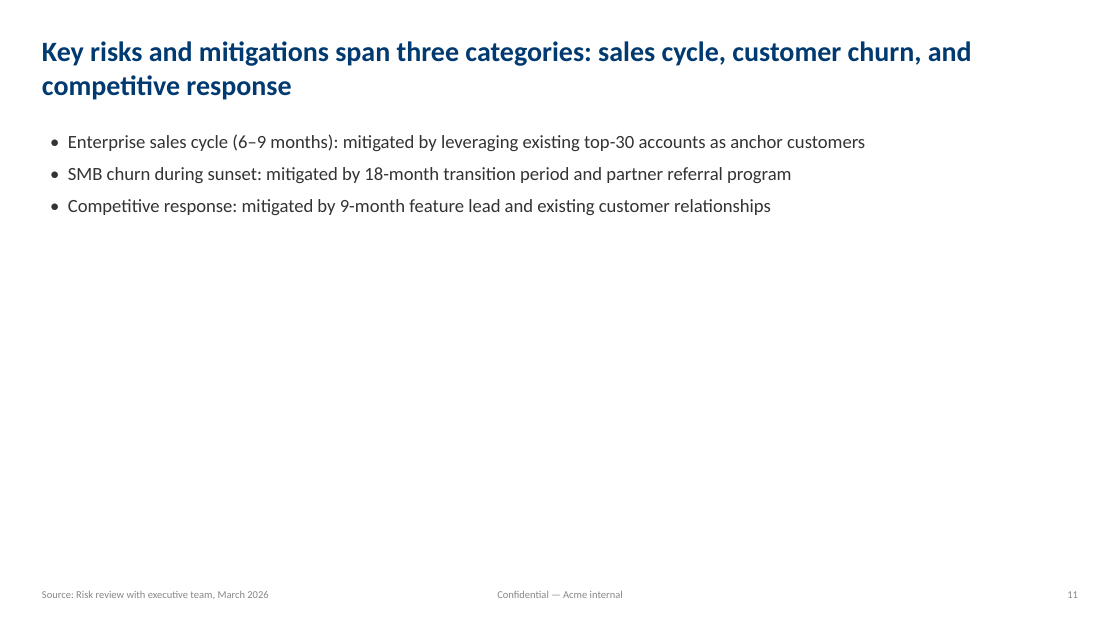
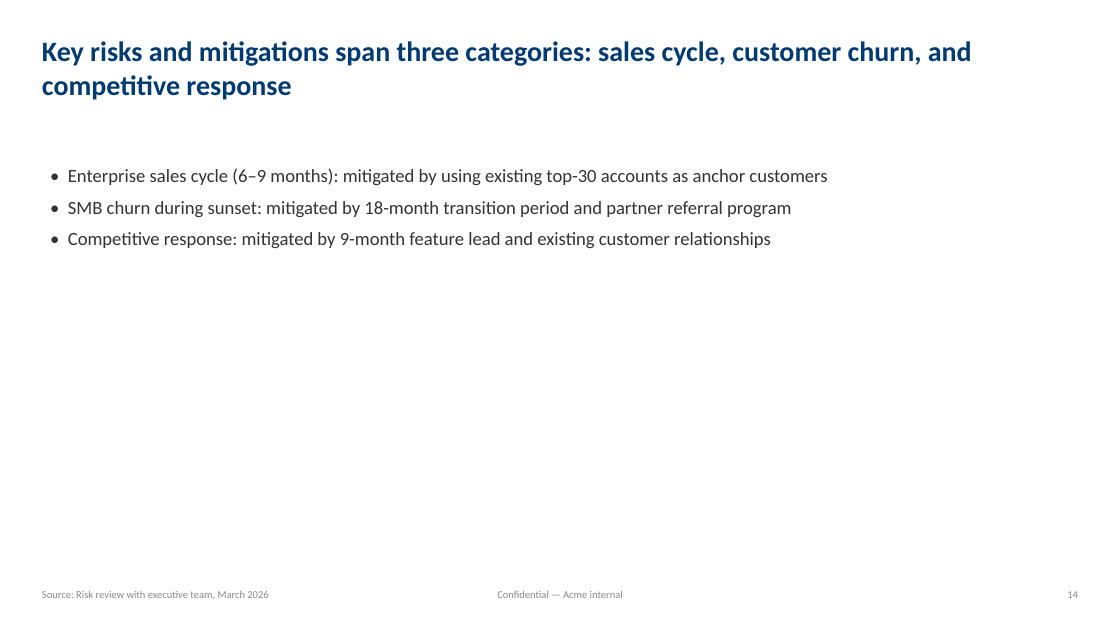
Before and after one commit to alextimmer/claude-skills, a slide deck: slide 15 of plugins/mbb-deck-plugin/skills/mbb-deck/assets/example_deck.pptx (slide 12 before the commit). Drawn at 1120x630 pixels with LibreOffice and Linux fonts; fonts in the diff are those of the drawing. Boxes give left, top, right and bottom in pixels: in the first picture for what was removed or moved away, otherwise in the second. Text is boxed around its words. In the diff, an @@ line names an element or a change of style, - is before the commit and + after.

```diff
--- a/plugins/mbb-deck-plugin/skills/mbb-deck/assets/example_deck.pptx
+++ b/plugins/mbb-deck-plugin/skills/mbb-deck/assets/example_deck.pptx
@@ text "• Enterprise sales cycle (6–9 ..." moved from (x1=68, y1=134, x2=865, y2=215) to (x1=68, y1=168, x2=827, y2=248) @@
@@ text at (x1=68, y1=168, x2=827, y2=185): text changed @@
-• Enterprise sales cycle (6–9 months): mitigated by leveraging existing top-30 accounts as anchor customers
+• Enterprise sales cycle (6–9 months): mitigated by using existing top-30 accounts as anchor customers
@@ text at (x1=1067, y1=591, x2=1078, y2=598): text changed @@
-11
+14
```
Also in this commit, not shown: 9 other slides changed, 3 slides added, 37 other files.
